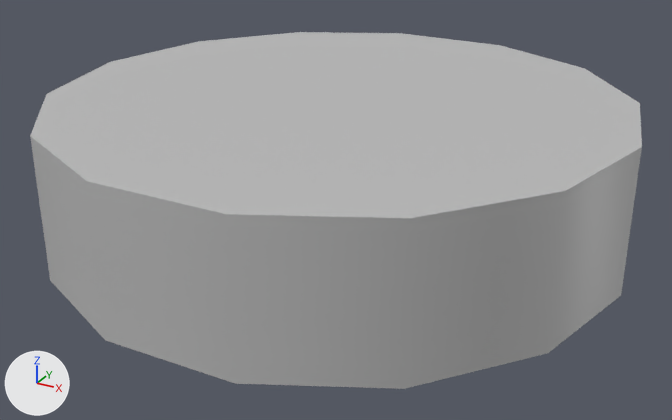
The FBX model Assets/Prefabs/Agent3DSimple.fbx, before and after one commit.
Before and after are seen from a 50 mm lens placed at (0.1016, -0.1861, 0.0813), pointed at (0.0015, -0.004, -0.0098). The lights are fixed; the arrows at lower left show +X, +Y and +Z. Where no turn or scale is listed for an object, it has been applied to the vertices.

Script lines for the objects in view, before the commit:
```python
me_mesh = bpy.data.meshes.new('Mesh')
me_mesh.from_pydata(...)  # a 14-sided cylinder along z spanning x -0.07..0.07, y -0.0683..0.0683, z -0.0171..0.0171
me_mesh.materials.append(mat_lambert1)  # grey #bcbcbc
ob_pcylinder1 = bpy.data.objects.new('pCylinder1', me_mesh)
ob_pcylinder1.location = (0.0, 0.0, 0.0)
```
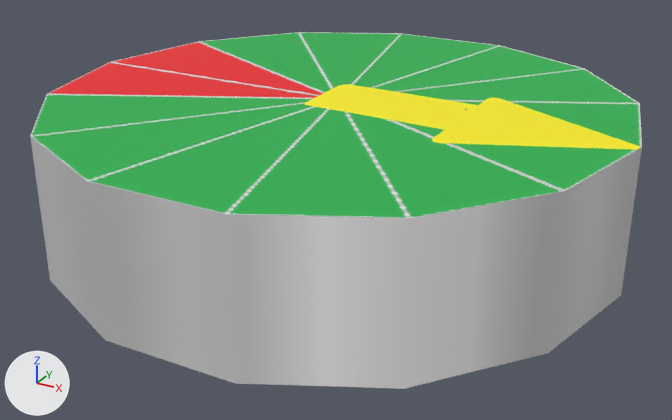
The newer file is also turned or shifted as a whole; pictures and numbers use the older file's frame.

Location of each change, (x1, y1, x2, y2) in pixels of the pictures (672 x 420 px):
```json
{"object": "pCylinder1", "change": "recoloured", "before": [30, 32, 642, 389], "after": [30, 32, 642, 389]}
```

The change, as JSON lines over the scene's bpy script:
```json
{"op": "add", "block": "img_agent3dsimpletexture_png", "code": ["img_agent3dsimpletexture_png = load_image('agent3DSimpleTexture.png', '../Materials/Textures/agent3DSimpleTexture.png', 525, 525, 'sRGB')"]}
{"op": "add", "block": "mat_phong1", "code": ["mat_phong1 = principled_material('phong1')", "mat_phong1.texture = img_agent3dsimpletexture_png", "mat_phong1.roughness = 0.553"]}
{"block": "me_mesh", "where": "me_mesh.from_pydata(...)  # 30 vertices, 42 faces; spans x -0.07..0.07, y -0.0683..0.0683, z -0.0171..0.0171"}
{"op": "remove", "block": "me_mesh", "code": "me_mesh.materials.append(mat_lambert1)  # grey #bcbcbc"}
{"op": "add", "block": "me_mesh", "code": "me_mesh.materials.append(mat_phong1)  # picture img_agent3dsimpletexture_png"}
```
